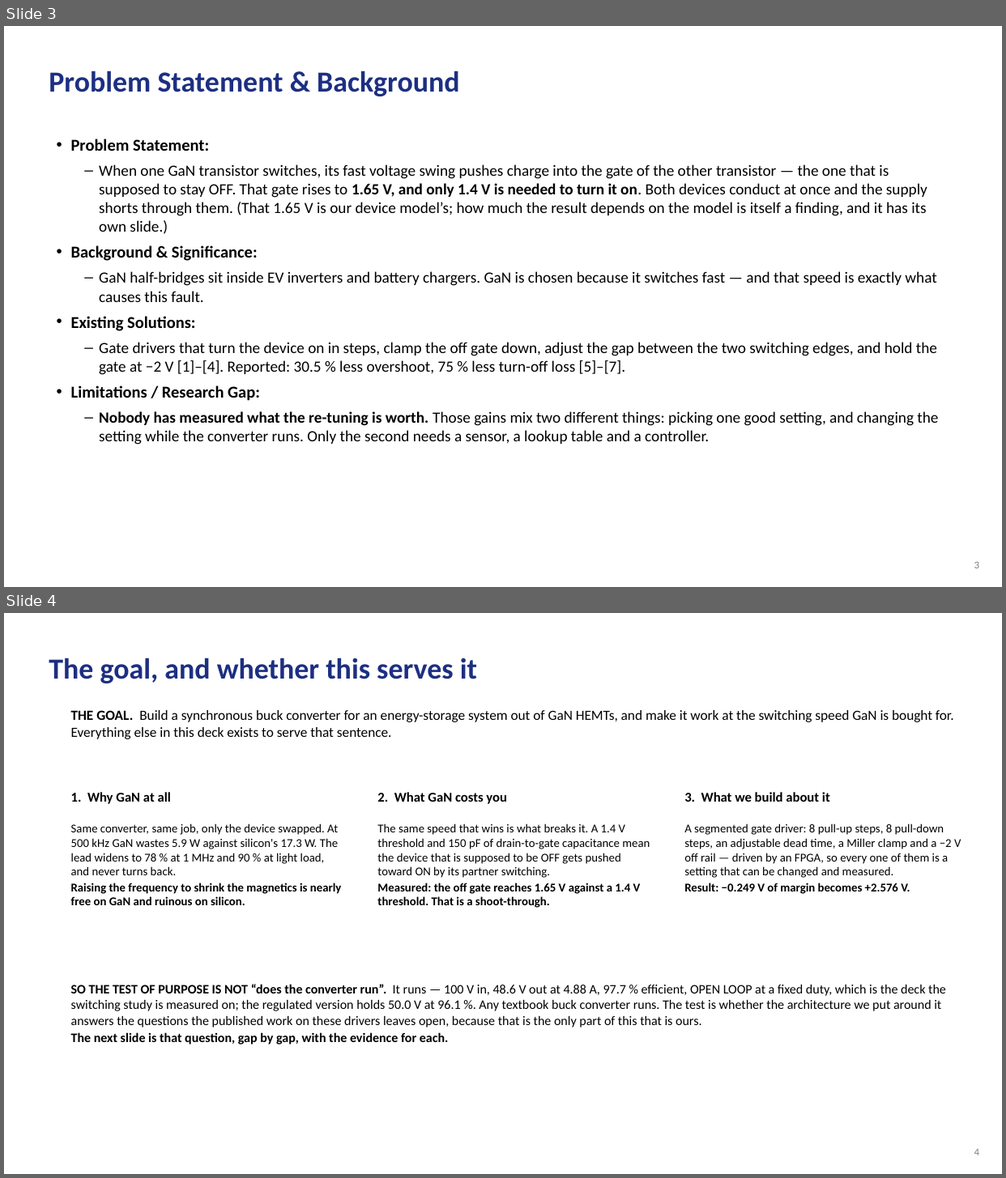
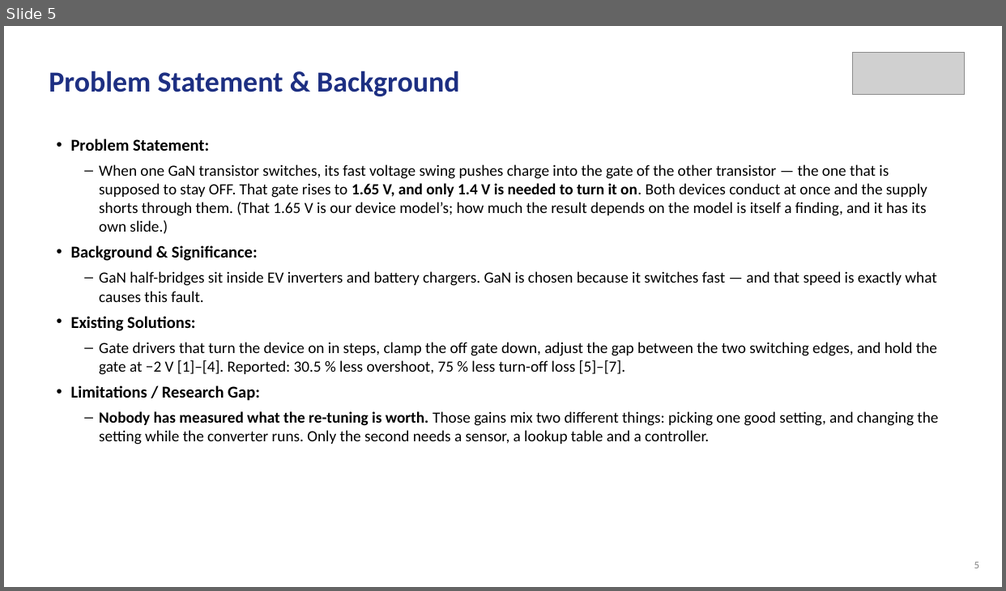
Before and after one commit to Amritha902/gan-driver, a slide deck: review/Review1_GaN_Segmented_Gate_Driver.pptx. Shown one above the other, each under a label of ours: slides 3 and 4 before the commit, slide 5 after it. The pictures are 1006x1178 and 1006x591 pixels, drawn with LibreOffice and Linux fonts; fonts in the diff are those of the drawing; grey boxes stand for pictures. Boxes give left, top, right and bottom in pixels: in the first picture for what was removed or moved away, otherwise in the second. Text is boxed around its words. In the diff, an @@ line names an element or a change of style, - is before the commit and + after.

```diff
--- a/review/Review1_GaN_Segmented_Gate_Driver.pptx
+++ b/review/Review1_GaN_Segmented_Gate_Driver.pptx
@@ slide 4 removed at [4,613,1002,1174], background #FFFFFF @@
@@ text removed at [49,658,477,683] @@
-The goal, and whether this serves it
@@ text removed at [71,710,954,739] @@
-THE GOAL. Build a synchronous buck converter for an energy-storage system out of GaN HEMTs, and make it work at the switching speed GaN is bought for. Everything else in this deck exists to serve that sentence.
@@ text removed at [71,792,171,804] @@
-1. Why GaN at all
@@ text removed at [377,792,507,804] @@
-2. What GaN costs you
@@ text removed at [684,792,830,802] @@
-3. What we build about it
@@ text removed at [71,824,341,905] @@
-Same converter, same job, only the device swapped. At 500 kHz GaN wastes 5.9 W against silicon's 17.3 W. The lead widens to 78 % at 1 MHz and 90 % at light load, and never turns back.
-Raising the frequency to shrink the magnetics is nearly free on GaN and ruinous on silicon.
@@ text removed at [377,824,650,908] @@
-The same speed that wins is what breaks it. A 1.4 V threshold and 150 pF of drain-to-gate capacitance mean the device that is supposed to be OFF gets pushed toward ON by its partner switching.
-Measured: the off gate reaches 1.65 V against a 1.4 V threshold. That is a shoot-through.
@@ text removed at [684,824,961,894] @@
-A segmented gate driver: 8 pull-up steps, 8 pull-down steps, an adjustable dead time, a Miller clamp and a −2 V off rail — driven by an FPGA, so every one of them is a setting that can be changed and measured.
-Result: −0.249 V of margin becomes +2.576 V.
@@ text removed at [71,984,946,1045] @@
-SO THE TEST OF PURPOSE IS NOT “does the converter run”. It runs — 100 V in, 48.6 V out at 4.88 A, 97.7 % efficient, OPEN LOOP at a fixed duty, which is the deck the switching study is measured on; the regulated version holds 50.0 V at 96.1 %. Any textbook buck converter runs. The test is whether the architecture we put around it answers the questions the published work on these drivers leaves open, because that is the only part of this that is ours.
-The next slide is that question, gap by gap, with the evidence for each.
@@ text removed at [974,1149,979,1156] @@
-4
@@ what was slide 3 is now slide 5 @@
@@ slide 5 changed as well @@
@@ picture added at [852,52,965,95] @@
```
Also in this commit, not shown: 19 other slides changed, 15 slides added, 31 other slides removed, 5 other files.
